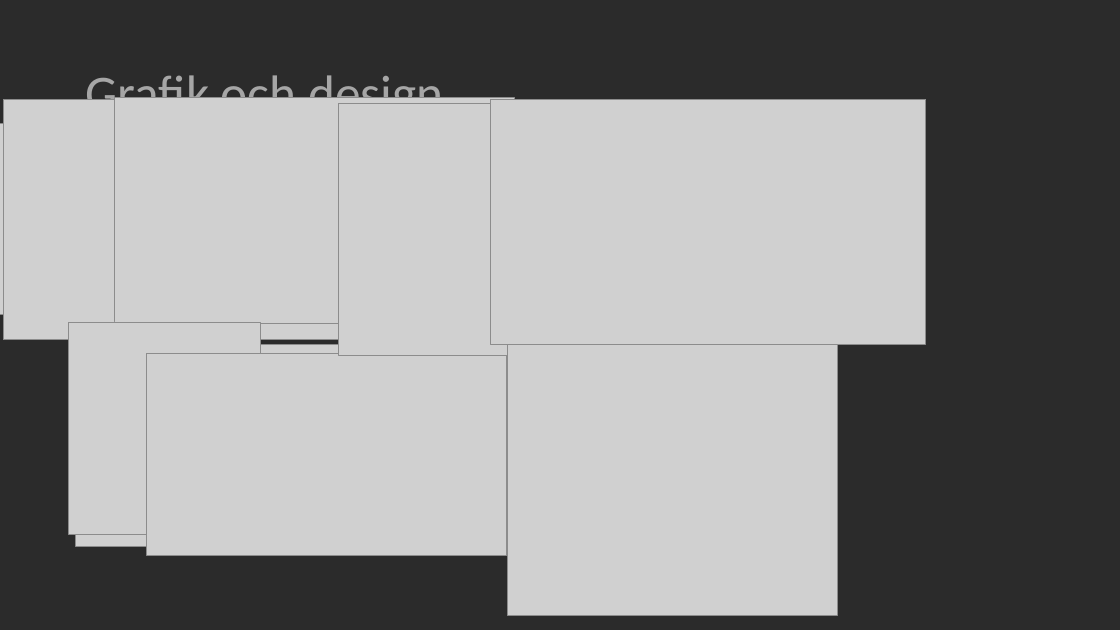
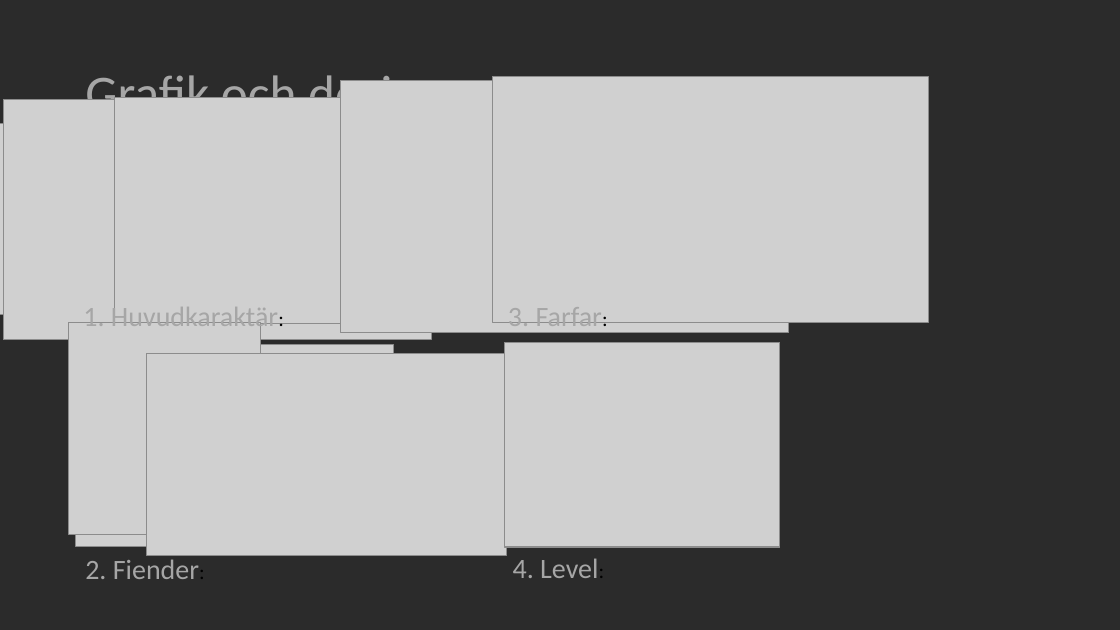
Before and after one commit to HerrAndersson/nightlight, a slide deck: slide 3 of Documentation/nightlight Presentation - base.pptx. Drawn at 1120x630 pixels with LibreOffice and Linux fonts; fonts in the diff are those of the drawing; grey boxes stand for pictures; background and template pictures are left out; a plain dark background stands for a picture behind light text. Boxes give left, top, right and bottom in pixels: in the first picture for what was removed or moved away, otherwise in the second. Text is boxed around its words. In the diff, an @@ line names an element or a change of style, - is before the commit and + after.

Commit message:
Ändrade min presentation lite och gjorde så all text är den samma (Consistensy!)

```diff
--- a/Documentation/nightlight Presentation - base.pptx
+++ b/Documentation/nightlight Presentation - base.pptx
@@ picture: place and size @@
-picture at [339,103,786,355]
+picture at [341,81,789,333]
@@ picture: place and size @@
-picture at [490,99,926,344]
+picture at [492,76,928,322]
@@ text added at [83,303,278,333], 24 pt, text #A6A6A6 @@
+1. Huvudkaraktär:
@@ text added at [508,307,602,333], 24 pt, text #A6A6A6 @@
+3. Farfar:
@@ picture: place and size @@
-picture at [507,344,838,616]
+picture at [505,343,780,546]
@@ picture added at [505,342,781,547] @@
@@ text added at [85,559,199,579], 24 pt, text #A6A6A6 @@
+2. Fiender:
@@ text added at [513,558,598,578], 24 pt, text #A6A6A6 @@
+4. Level:
```
